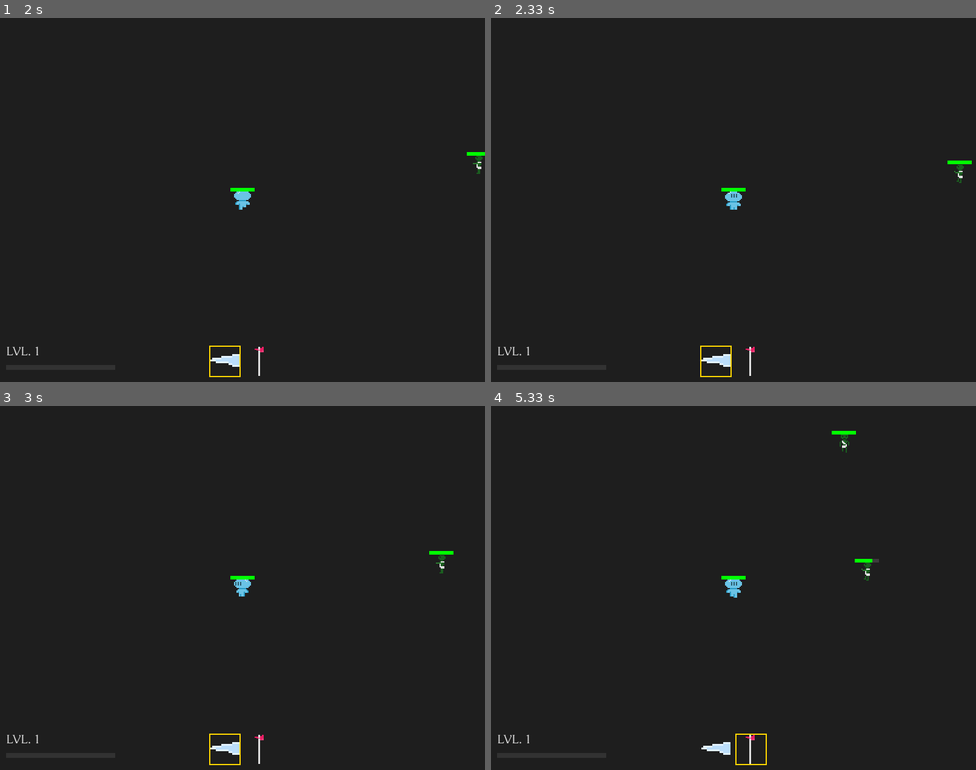
Above: before the commit, frames 1-4 (two rows, left to right).
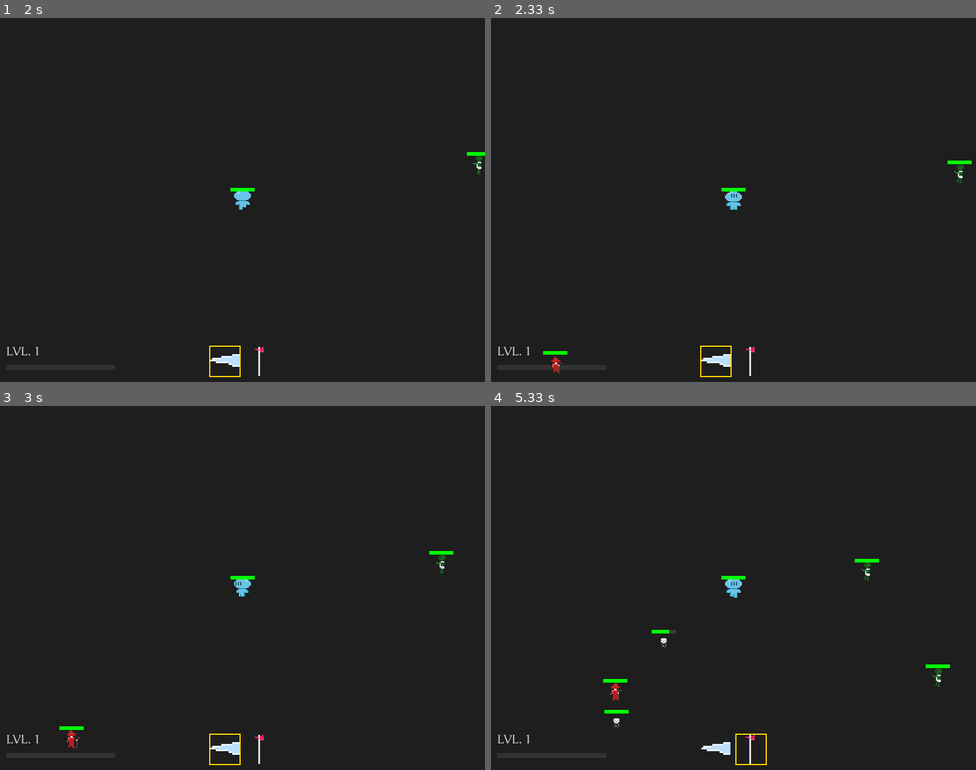
Above: after the commit, the same moments.

Repository: NullBrainReference/dv_pygame_vamplike
Game: pygame game, started from main.py
The game is run twice, just before and just after one commit, with the same random seed, the same clock (stepped at 60 frames per second) and the same inputs.
Inputs:
- Up to frame 1 (2 s): click "Spikes: Cast spikes on hit ta…" at 0.38 s; tap 2 at 0.67 s; tap 1 at 1 s; hold W from 1.83 s (still down)
- Up to frame 2 (2.33 s): release W at 2.3 s
- Up to frame 3 (3 s): hold D 2.33-2.8 s; hold A from 2.83 s (still down)
- Up to frame 4 (5.33 s): release A at 3.37 s; hold S 3.4-3.7 s; hold A 3.73-4.13 s; hold W 4.17-4.53 s; tap 2 at 4.32 s; hold D 4.57-5.2 s; hold S from 5.23 s (still down)

Frame 1 is identical in both runs. In frame 2, 0.1% of the frame differs, in the area x 10-16%, y 91-98%; in frame 3, 0.1%; in frame 4, 0.5%, in the area x 23-95%, y 6-89%.

Commit message:
summoners

Diff:
--- a/Animation/AnimationSetup.py
+++ b/Animation/AnimationSetup.py
@@ -26,3 +26,18 @@
         frame_size=(16, 16),
         frame_rate=4
     )
+
+
+    ANIMATION_LIBRARY.load_unit_animations(
+        unit_name="Staffdude",
+        dir_path="Assets/Units/Staffdude",
+        frame_size=(16, 16),
+        frame_rate=4
+    )
+
+    ANIMATION_LIBRARY.load_unit_animations(
+        unit_name="Ghost",
+        dir_path="Assets/Units/Ghost",
+        frame_size=(16, 16),
+        frame_rate=1
+    )
--- a/GameManagement/GameManager.py
+++ b/GameManagement/GameManager.py
@@ -17,6 +17,7 @@
 from Unit.Enemy           import Enemy
 from Weapon.Weapon        import Sword
 from Weapon.Bow           import Bow
+from Weapon.Staff         import SummoningStaff
 from GameManagement.GameField import GameField
 from .Camera              import Camera
 from Effects.BonusSelectorEffect  import BonusSelectorEffect
@@ -29,7 +30,8 @@
 from Effects.VampiricEffect       import VampiricEffect
 from Effects.LightningHitEffect   import LightningHitEffect
 
-from .SpawnController import SpawnController
+from .SpawnController         import SpawnController
+from .SummonerSpawnController import SummonerSpawnController
 
 
 MAX_PROJECTILE_DIST_SQ = 1000 ** 2
@@ -87,6 +89,21 @@
                 progression_lvl  = 0.9,
                 reward           = 120
             ),
+            SummonerSpawnController(
+                hp               = 40,
+                weapon_cls       = SummoningStaff,
+                spawn_rate       = 2,
+                name             = "Staffdude",
+                chance           = 0.8,
+                attack_rate      = 1.4,
+                damage           = 26,
+                speed            = 48,
+                scale            = 2.0,
+                target_range     = 300,
+                progression_lvl  = 0.1,
+                reward           = 200
+            )
+
         ]
 
         bus.subscribe(SpawnProjectile,  lambda e: self.field.projectiles.append(e.projectile))
--- a/GameManagement/SpawnController.py
+++ b/GameManagement/SpawnController.py
@@ -1,27 +1,33 @@
-import pygame, math, random
+# GameManagement/SpawnController.py
+
+import math
+import random
+import pygame
+import inspect
 from dataclasses import dataclass, field
 from Unit.Enemy import Enemy
 
 @dataclass
 class SpawnController:
-    hp: float
-    weapon_cls:    type
-    spawn_rate:    float
-    name:          str
-    chance:        float
-    attack_rate:   float
-    damage:        float
-    speed:         float
-    scale:         float
-    target_range:  float
-    progression_lvl: float = 0.0
-    reward: float = 30
+    hp:               float
+    weapon_cls:       type
+    spawn_rate:       float
+    name:             str
+    chance:           float
+    attack_rate:      float
+    damage:           float
+    speed:            float
+    scale:            float
+    target_range:     float
+    progression_lvl:  float = 0.0
+    reward:           float = 30
 
-    spawn_timer:   float = field(default=0.0, init=False)
+    spawn_timer:      float = field(default=0.0, init=False)
 
     def _random_spawn_pos(self,
                           radius: float,
                           center: pygame.Vector2) -> pygame.Vector2:
+        """Return a random point on a circle around center."""
         angle = random.uniform(0, 2 * math.pi)
         return pygame.Vector2(
             center.x + radius * math.cos(angle),
@@ -31,38 +37,70 @@
     def spawn(self,
               dt: float,
               progression: float,
-              field) -> None:
-        # if we haven't reached required progression — do nothing
+              field,
+              origin: pygame.Vector2 = None,
+              radius: float = 400) -> None:
+        """Timed spawn: respects spawn_rate, chance and progression."""
         if progression < self.progression_lvl:
             return
 
-        # advance timer and check if it's time to spawn
         self.spawn_timer += dt
         effective_rate = max(0.1, self.spawn_rate - 0.8 * progression)
         if self.spawn_timer < effective_rate:
             return
-
         self.spawn_timer -= effective_rate
 
-        # chance check
         if random.random() > self.chance:
             return
 
-        # choose random point вокруг игрока
-        pos = self._random_spawn_pos(400, field.player.pos)
+        self._do_spawn(progression, field, origin, radius)
 
-        # создаём оружие с учётом прогрессии
-        weapon = self.weapon_cls(
-            range=self.target_range,
-            rate=max(0.1, self.attack_rate - 0.2 * progression),
-            damage=self.damage + 4 * progression
+    def spawn_now(self,
+                  progression: float,
+                  field,
+                  origin: pygame.Vector2 = None,
+                  radius: float = 400) -> None:
+        """Immediate spawn: bypasses timer and chance."""
+        if progression < self.progression_lvl:
+            return
+
+        self._do_spawn(progression, field, origin, radius)
+
+    def _do_spawn(self,
+                  progression: float,
+                  field,
+                  origin: pygame.Vector2,
+                  radius: float) -> None:
+        """Internal spawn logic: creates Enemy and assigns weapon."""
+
+        # Determine spawn center (default to player)
+        center = origin or field.player.pos
+        pos = self._random_spawn_pos(radius, center)
+
+        # 1) Create enemy without weapon
+        enemy = Enemy(
+            pos        = pos,
+            hp         = self.hp,
+            weapon     = None,
+            enemy_type = self.name,
+            speed      = self.speed + 10 * progression,
+            scale      = self.scale,
+            reward     = self.reward + 5 * progression
         )
 
-        # скорость тоже растёт с прокруткой
-        speed = self.speed + 10 * progression
-        reward = self.reward + 5 * progression
+        # 2) Prepare weapon constructor arguments
+        kwargs = {
+            'range':  self.target_range,
+            'rate':   max(0.1, self.attack_rate - 0.2 * progression),
+            'damage': self.damage + 4 * progression
+        }
 
-        # спавним врага
-        field.enemies.append(
-            Enemy(pos, self.hp, weapon, self.name, speed, self.scale, reward)
-        )
+        # 3) Detect if weapon_cls __init__ has 'owner' parameter
+        sig = inspect.signature(self.weapon_cls)
+        if 'owner' in sig.parameters:
+            kwargs['owner'] = enemy
+
+        weapon = self.weapon_cls(**kwargs)
+        enemy.weapon = weapon
+
+        field.enemies.append(enemy)
--- /dev/null
+++ b/GameManagement/SummonController.py
@@ -0,0 +1,24 @@
+
+from .SpawnController import SpawnController
+
+class SummonController(SpawnController):
+    def __init__(self,
+                 owner,
+                 field,
+                 **kwargs):
+        super().__init__(**kwargs)
+        self.owner = owner
+        self.field = field
+
+    def summon(self,
+               progression: float) -> None:
+        """
+        Spawn immediately around self.owner.pos
+        """
+        # origin is always owner.pos here
+        self.spawn_now(
+            progression=progression,
+            field=self.field,
+            origin=self.owner.pos,
+            radius=60
+        )
--- /dev/null
+++ b/GameManagement/SummonerSpawnController.py
@@ -0,0 +1,55 @@
+
+import math
+import random
+import pygame
+from dataclasses import dataclass, field
+from .SpawnController import SpawnController
+from Unit.Enemy      import Enemy
+from Weapon.Staff import SummoningStaff
+
+@dataclass
+class SummonerSpawnController(SpawnController):
+    """
+    Specialized spawner that creates an Enemy with SummoningStaff.
+    """
+    def _do_spawn(self,
+                  progression: float,
+                  field,
+                  origin: pygame.Vector2,
+                  radius: float) -> None:
+
+        center = origin or field.player.pos
+        angle  = random.uniform(0, 2 * math.pi)
+        pos    = pygame.Vector2(
+            center.x + radius * math.cos(angle),
+            center.y + radius * math.sin(angle),
+        )
+
+        weapon = SummoningStaff(
+            range             = self.target_range,
+            rate              = max(0.1, self.attack_rate - 0.2 * progression),
+            damage            = self.damage + 4 * progression,
+            owner             = None,
+            field             = field,
+            progression_lvl   = self.progression_lvl
+        )
+
+        speed_val = self.speed
+        reward    = self.reward + 5 * progression
+
+        enemy = Enemy(
+            pos        = pos,
+            hp         = self.hp,
+            weapon     = weapon,
+            enemy_type = self.name,
+            speed      = speed_val,
+            scale      = self.scale,
+            reward     = reward
+        )
+
+        # 3) Now that enemy exists, fix the SummoningStaff.owner
+        # weapon.owner = enemy
+        weapon.set_owner(enemy)
+
+        # 4) Add to the game field
+        field.enemies.append(enemy)
--- a/Unit/Enemy.py
+++ b/Unit/Enemy.py
@@ -43,7 +43,8 @@
     def update(self, dt: float, player_pos: pygame.Vector2):
         self.update_effects(dt)
 
-        self.weapon.update(dt)
+        if self.weapon:
+            self.weapon.update(dt)
 
         direction = player_pos - self.pos
 
--- /dev/null
+++ b/Weapon/Staff.py
@@ -0,0 +1,60 @@
+# Weapon/SummoningStaff.py
+
+import pygame
+from Weapon.Weapon         import Weapon
+from Weapon.Weapon         import Sword
+from GameManagement.SummonController import SummonController
+
+class SummoningStaff(Weapon):
+    def __init__(self,
+                 range: float,
+                 rate: float,
+                 damage: float,
+                 owner,
+                 field,
+                 progression_lvl: float = 0.0):
+        super().__init__(range, rate, damage)
+
+        self.owner = owner
+        self.field = field
+
+        self.summoner = None
+
+    def set_owner(self, owner):
+        self.owner = owner
+
+        self.summoner = SummonController(
+            owner            = owner,
+            field            = self.field,
+            hp               = 30,
+            weapon_cls       = Sword,
+            spawn_rate       = 1.1,
+            name             = "Ghost",
+            chance           = 1.0,
+            attack_rate      = 1.2,
+            damage           = 5,
+            speed            = 80,
+            scale            = 1.0,
+            target_range     = 30,
+            progression_lvl  = 0,
+            reward           = 0
+        )
+
+
+    def on_attack(self,
+                  origin: pygame.Vector2,
+                  targets: list,
+                  owner=None):
+        if self.summoner is None:
+            return
+
+        if not self.can_attack():
+            return
+        self.reset_timer()
+
+        if owner:
+            owner.on_attack(targets)
+
+        progression = 0
+
+        self.summoner.summon(progression)
Binary file added: Assets/Units/Ghost/death.png
Binary file added: Assets/Units/Ghost/down.png
Binary file added: Assets/Units/Ghost/idle.png
Binary file added: Assets/Units/Ghost/side.png
Binary file added: Assets/Units/Ghost/up.png
Binary file added: Assets/Units/Staffdude/death.png
Binary file added: Assets/Units/Staffdude/down.png
Binary file added: Assets/Units/Staffdude/idle.png
Binary file added: Assets/Units/Staffdude/side.png
Binary file added: Assets/Units/Staffdude/up.png
Empty file removed: Weapon/Fireboll.py
